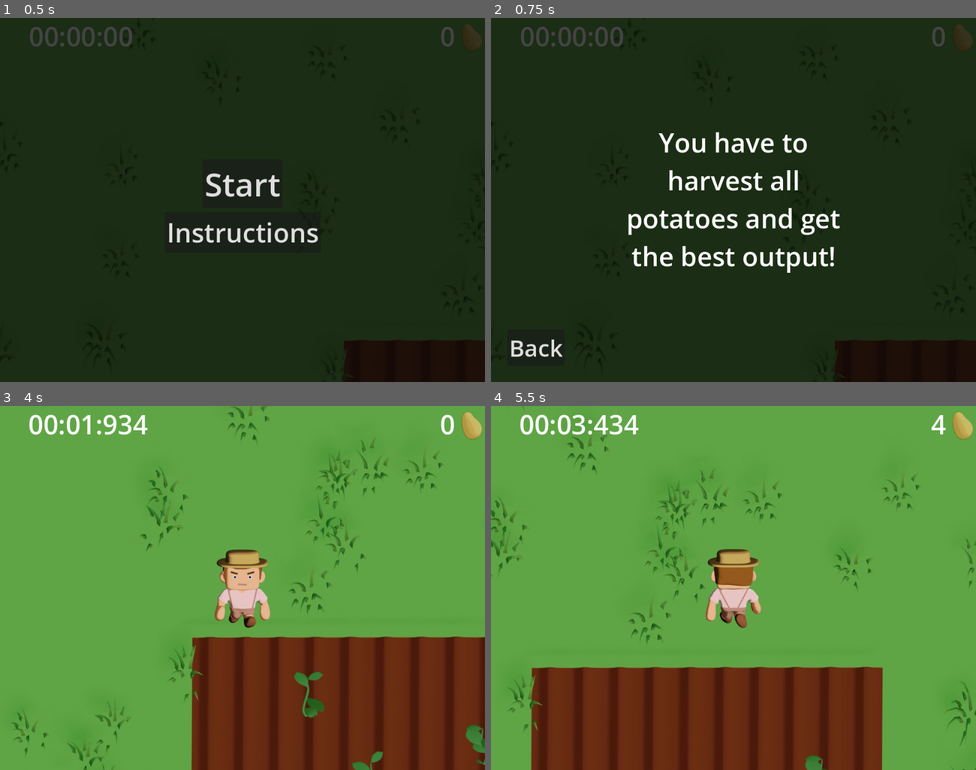
Above: before the commit, frames 1-4 (two rows, left to right).
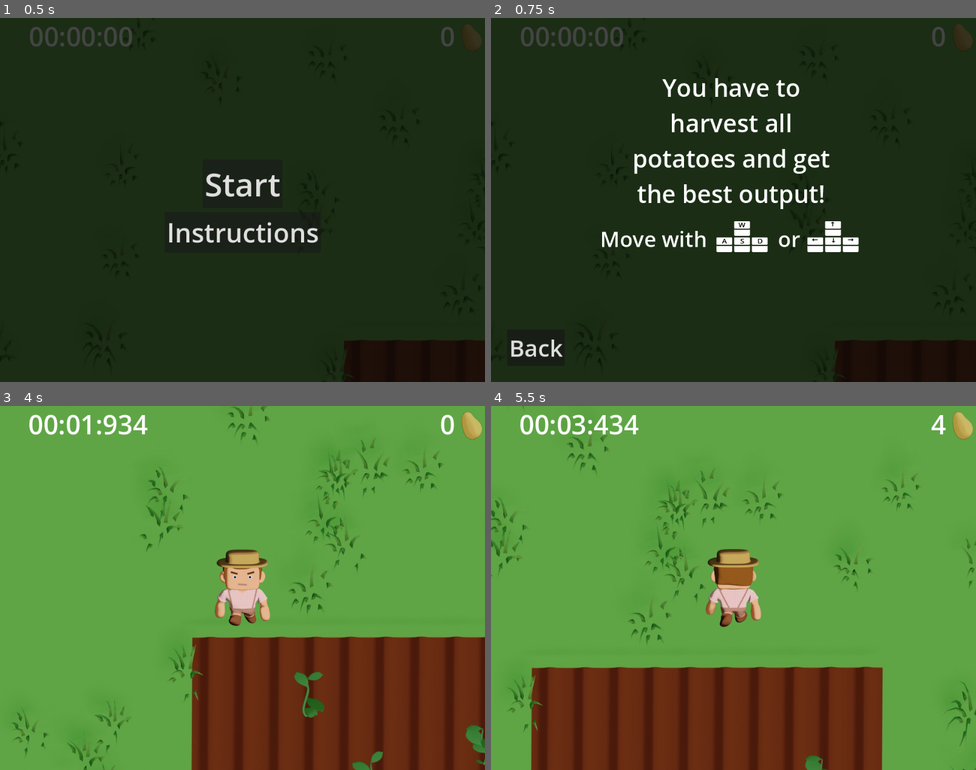
Above: after the commit, the same moments.

Repository: wolfel1/enhanced-potato-hunt
Game: Godot game, scene res://Main.tscn
Two runs of this game, one before a commit and one after it. Both use one fixed random seed, a clock stepped at 60 frames per second and the inputs below.
Inputs:
- Up to frame 1 (0.5 s): no input
- Up to frame 2 (0.75 s): click "Instructions" at 0.5 s
- Up to frame 3 (4 s): click "Back" at 1.25 s; click "Start" at 2 s; hold D (move_right) 2.78-3.53 s; hold S (move_down) from 3.53 s (still down)
- Up to frame 4 (5.5 s): release S (move_down) at 4.28 s; hold D (move_right) 4.28-5.03 s; hold W (move_up) from 5.03 s (still down)

Frame 1 is identical in both runs. In frame 2, 7.1% of the frame differs, in the area x 22-76%, y 16-70%; in frame 3, 0.3%; in frame 4, 0.4%.

Commit message:
improvements

Diff:
--- a/HUD.gd
+++ b/HUD.gd
@@ -1,4 +1,9 @@
 extends CanvasLayer
+
+signal continued
+
+func _ready():
+	$PauseBackground.hide()
 
 func update_potato_count(potato_count):
 	$PotatoLabel.text = str(potato_count)
@@ -9,3 +14,13 @@
 	seconds %= 60
 	var milliseconds = time % 1000
 	$TimeLabel.text = "%02d:%02d:%03d" % [minutes, seconds, milliseconds]
+
+
+
+func _on_pause():
+	$PauseBackground.show()
+
+
+func _on_continue_button_pressed():
+	continued.emit()
+	$PauseBackground.hide()
--- a/HUD.tscn
+++ b/HUD.tscn
@@ -30,3 +30,46 @@
 position = Vector2(168, 40)
 scale = Vector2(0.625, 0.625)
 texture = ExtResource("1_8ler4")
+
+[node name="PauseBackground" type="ColorRect" parent="."]
+anchors_preset = 15
+anchor_right = 1.0
+anchor_bottom = 1.0
+grow_horizontal = 2
+grow_vertical = 2
+color = Color(0.0196078, 0.0196078, 0.0196078, 0.74902)
+
+[node name="PauseLabel" type="Label" parent="PauseBackground"]
+layout_mode = 1
+anchors_preset = 8
+anchor_left = 0.5
+anchor_top = 0.5
+anchor_right = 0.5
+anchor_bottom = 0.5
+offset_left = -80.0
+offset_top = -56.0
+offset_right = 70.0
+offset_bottom = 19.0
+grow_horizontal = 2
+grow_vertical = 2
+theme_override_font_sizes/font_size = 52
+text = "Pause"
+
+[node name="ContinueButton" type="Button" parent="PauseBackground"]
+layout_mode = 1
+anchors_preset = -1
+anchor_left = 0.5
+anchor_top = 0.511
+anchor_right = 0.5
+anchor_bottom = 0.511
+offset_left = -61.0
+offset_top = 21.58
+offset_right = 134.0
+offset_bottom = 87.58
+grow_horizontal = 2
+grow_vertical = 2
+scale = Vector2(0.560001, 0.560001)
+theme_override_font_sizes/font_size = 42
+text = "Continue"
+
+[connection signal="pressed" from="PauseBackground/ContinueButton" to="." method="_on_continue_button_pressed"]
--- a/Main.gd
+++ b/Main.gd
@@ -1,4 +1,6 @@
 extends Node
+
+signal pause
 
 @export var plant_scene: PackedScene
 var potato_count : int
@@ -38,10 +40,16 @@
 	plant_count += 1
 
 
-func _process(delta):
+func _process(_delta):
 	if is_started:
 		var time = Time.get_ticks_msec() - start_time
 		$HUD.update_time(time)
+
+func _input(event):
+	if event.is_action_pressed("pause"):
+		is_started = false
+		$PlantSpawnTimer.stop()
+		pause.emit()
 
 
 func _on_plant_collected(count):
@@ -52,3 +60,8 @@
 func _on_plant_spawn_timer_timeout():
 	if plant_count < 10:
 		spawn_plant()
+
+
+func _on_continued():
+	is_started = true
+	$PlantSpawnTimer.start()
--- a/Main.tscn
+++ b/Main.tscn
@@ -39,6 +39,10 @@
 
 [node name="MainMenu" parent="." instance=ExtResource("6_kvu47")]
 
+[connection signal="pause" from="." to="Player" method="_on_pause"]
+[connection signal="pause" from="." to="HUD" method="_on_pause"]
 [connection signal="collected" from="Player" to="." method="_on_plant_collected"]
+[connection signal="continued" from="HUD" to="." method="_on_continued"]
+[connection signal="continued" from="HUD" to="Player" method="_on_hud_continued"]
 [connection signal="timeout" from="PlantSpawnTimer" to="." method="_on_plant_spawn_timer_timeout"]
 [connection signal="start_game" from="MainMenu" to="." method="new_game"]
--- a/MainMenu.gd
+++ b/MainMenu.gd
@@ -3,8 +3,7 @@
 signal start_game
 
 func _ready():
-	$InstructionText.hide()
-	$BackButton.hide()
+	$Instructions.hide()
 
 func _on_start_button_pressed():
 	start_game.emit()
@@ -13,13 +12,9 @@
 func _on_instructions_button_pressed():
 	$StartButton.hide()
 	$InstructionsButton.hide()
-	$InstructionText.show()
-	$BackButton.show()
-
-
+	$Instructions.show()
 
 func _on_back_button_pressed():
 	$StartButton.show()
 	$InstructionsButton.show()
-	$InstructionText.hide()
-	$BackButton.hide()
+	$Instructions.hide()
--- a/MainMenu.tscn
+++ b/MainMenu.tscn
@@ -1,6 +1,7 @@
-[gd_scene load_steps=2 format=3 uid="uid://rrau0lnn38bg"]
+[gd_scene load_steps=3 format=3 uid="uid://rrau0lnn38bg"]
 
 [ext_resource type="Script" path="res://MainMenu.gd" id="1_fbrxt"]
+[ext_resource type="Texture2D" uid="uid://f6wmrfj2dacq" path="res://assets/ui/keySmall.png" id="2_y6ypn"]
 
 [node name="MainMenu" type="CanvasLayer"]
 script = ExtResource("1_fbrxt")
@@ -13,20 +14,192 @@
 grow_vertical = 2
 color = Color(0.0196078, 0.0196078, 0.0196078, 0.74902)
 
-[node name="InstructionText" type="Label" parent="."]
+[node name="Instructions" type="CanvasGroup" parent="."]
 visible = false
-anchors_preset = 8
-anchor_left = 0.5
-anchor_top = 0.5
-anchor_right = 0.5
-anchor_bottom = 0.5
-offset_left = -219.5
-offset_top = -150.0
-offset_right = 219.5
-offset_bottom = 150.0
-grow_horizontal = 2
-grow_vertical = 2
-theme_override_font_sizes/font_size = 52
+
+[node name="BackButton" type="Button" parent="Instructions"]
+anchors_preset = 2
+anchor_top = 1.0
+anchor_bottom = 1.0
+offset_left = 32.0
+offset_top = 616.0
+offset_right = 146.0
+offset_bottom = 688.0
+grow_vertical = 0
+theme_override_font_sizes/font_size = 46
+text = "Back"
+
+[node name="WKey" type="Sprite2D" parent="Instructions"]
+position = Vector2(497, 414)
+scale = Vector2(0.51817, 0.439999)
+texture = ExtResource("2_y6ypn")
+
+[node name="W" type="Label" parent="Instructions/WKey"]
+offset_left = -13.5091
+offset_top = -29.5455
+offset_right = 12.4909
+offset_bottom = 12.4545
+theme_override_colors/font_color = Color(0, 0, 0, 1)
+theme_override_font_sizes/font_size = 28
+text = "W"
+horizontal_alignment = 1
+metadata/_edit_lock_ = true
+
+[node name="AKey" type="Sprite2D" parent="Instructions"]
+position = Vector2(461.909, 446)
+scale = Vector2(0.51817, 0.439999)
+texture = ExtResource("2_y6ypn")
+
+[node name="A" type="Label" parent="Instructions/AKey"]
+offset_left = -9.47275
+offset_top = -29.5455
+offset_right = 9.52725
+offset_bottom = 12.4545
+theme_override_colors/font_color = Color(0, 0, 0, 1)
+theme_override_font_sizes/font_size = 28
+text = "A"
+horizontal_alignment = 1
+metadata/_edit_lock_ = true
+
+[node name="SKey" type="Sprite2D" parent="Instructions"]
+position = Vector2(497, 446)
+scale = Vector2(0.51817, 0.439999)
+texture = ExtResource("2_y6ypn")
+
+[node name="S" type="Label" parent="Instructions/SKey"]
+offset_left = -9.47275
+offset_top = -29.5455
+offset_right = 9.52725
+offset_bottom = 12.4545
+theme_override_colors/font_color = Color(0, 0, 0, 1)
+theme_override_font_sizes/font_size = 28
+text = "S"
+horizontal_alignment = 1
+metadata/_edit_lock_ = true
+
+[node name="DKey" type="Sprite2D" parent="Instructions"]
+position = Vector2(532, 446)
+scale = Vector2(0.51817, 0.439999)
+texture = ExtResource("2_y6ypn")
+
+[node name="D" type="Label" parent="Instructions/DKey"]
+offset_left = -9.47275
+offset_top = -29.5455
+offset_right = 9.52725
+offset_bottom = 12.4545
+theme_override_colors/font_color = Color(0, 0, 0, 1)
+theme_override_font_sizes/font_size = 28
+text = "D"
+horizontal_alignment = 1
+metadata/_edit_lock_ = true
+
+[node name="UpArrowKey" type="Sprite2D" parent="Instructions"]
+position = Vector2(677, 414)
+scale = Vector2(0.51817, 0.439999)
+texture = ExtResource("2_y6ypn")
+
+[node name="Up" type="Label" parent="Instructions/UpArrowKey"]
+offset_left = -13.5091
+offset_top = -29.5455
+offset_right = 12.4909
+offset_bottom = 12.4545
+theme_override_colors/font_color = Color(0, 0, 0, 1)
+theme_override_font_sizes/font_size = 28
+text = "↑"
+horizontal_alignment = 1
+metadata/_edit_lock_ = true
+
+[node name="LeftArrowKey" type="Sprite2D" parent="Instructions"]
+position = Vector2(641.909, 446)
+scale = Vector2(0.51817, 0.439999)
+texture = ExtResource("2_y6ypn")
+
+[node name="Left" type="Label" parent="Instructions/LeftArrowKey"]
+offset_left = -13.3325
+offset_top = -34.0909
+offset_right = 10.6675
+offset_bottom = 7.90906
+theme_override_colors/font_color = Color(0, 0, 0, 1)
+theme_override_font_sizes/font_size = 28
+text = "←"
+horizontal_alignment = 1
+metadata/_edit_lock_ = true
+
+[node name="DownArrowKey" type="Sprite2D" parent="Instructions"]
+position = Vector2(677, 446)
+scale = Vector2(0.51817, 0.439999)
+texture = ExtResource("2_y6ypn")
+
+[node name="Down" type="Label" parent="Instructions/DownArrowKey"]
+offset_left = -9.64951
+offset_top = -29.5455
+offset_right = 9.35049
+offset_bottom = 12.4545
+theme_override_colors/font_color = Color(0, 0, 0, 1)
+theme_override_font_sizes/font_size = 28
+text = "↓"
+horizontal_alignment = 1
+metadata/_edit_lock_ = true
+
+[node name="RightArrowKey" type="Sprite2D" parent="Instructions"]
+position = Vector2(712, 446)
+scale = Vector2(0.51817, 0.439999)
+texture = ExtResource("2_y6ypn")
+
+[node name="Right" type="Label" parent="Instructions/RightArrowKey"]
+offset_left = -11.5793
+offset_top = -34.0909
+offset_right = 12.4207
+offset_bottom = 7.90906
+theme_override_colors/font_color = Color(0, 0, 0, 1)
+theme_override_font_sizes/font_size = 28
+text = "→"
+horizontal_alignment = 1
+metadata/_edit_lock_ = true
+
+[node name="MoveInstructions" type="Label" parent="Instructions"]
+anchors_preset = 8
+anchor_left = 0.5
+anchor_top = 0.5
+anchor_right = 0.5
+anchor_bottom = 0.5
+offset_left = 216.0
+offset_top = 408.0
+offset_right = 428.0
+offset_bottom = 469.0
+grow_horizontal = 2
+grow_vertical = 2
+theme_override_font_sizes/font_size = 42
+text = "Move with"
+
+[node name="MoveInstructions2" type="Label" parent="Instructions"]
+anchors_preset = 8
+anchor_left = 0.5
+anchor_top = 0.5
+anchor_right = 0.5
+anchor_bottom = 0.5
+offset_left = 568.0
+offset_top = 408.0
+offset_right = 612.0
+offset_bottom = 469.0
+grow_horizontal = 2
+grow_vertical = 2
+theme_override_font_sizes/font_size = 42
+text = "or"
+
+[node name="InstructionText" type="Label" parent="Instructions"]
+anchors_preset = 8
+anchor_left = 0.5
+anchor_top = 0.5
+anchor_right = 0.5
+anchor_bottom = 0.5
+offset_left = 256.0
+offset_top = 104.0
+offset_right = 695.0
+offset_bottom = 404.0
+grow_horizontal = 2
+grow_vertical = 2
+theme_override_font_sizes/font_size = 48
 text = "You have to harvest all potatoes and get the best output!"
 horizontal_alignment = 1
 autowrap_mode = 2
@@ -65,18 +238,6 @@
 theme_override_font_sizes/font_size = 52
 text = "Instructions"
 
-[node name="BackButton" type="Button" parent="."]
-anchors_preset = 2
-anchor_top = 1.0
-anchor_bottom = 1.0
-offset_left = 32.0
-offset_top = -104.0
-offset_right = 146.0
-offset_bottom = -32.0
-grow_vertical = 0
-theme_override_font_sizes/font_size = 46
-text = "Back"
-
+[connection signal="pressed" from="Instructions/BackButton" to="." method="_on_back_button_pressed"]
 [connection signal="pressed" from="StartButton" to="." method="_on_start_button_pressed"]
 [connection signal="pressed" from="InstructionsButton" to="." method="_on_instructions_button_pressed"]
-[connection signal="pressed" from="BackButton" to="." method="_on_back_button_pressed"]
--- a/Player.gd
+++ b/Player.gd
@@ -1,6 +1,6 @@
 extends Area2D
 
-signal collected
+signal collected(count)
 
 @export var speed = 400
 var screen_size
@@ -49,8 +49,11 @@
 	if velocity.length() > 0:
 		velocity = velocity.normalized() * speed
 		$AnimatedSprite2D.play()
+		if !$AnimatedSprite2D/Footsteps.is_playing():
+			$AnimatedSprite2D/Footsteps.play()
 	else:
 		$AnimatedSprite2D.stop()
+		$AnimatedSprite2D/Footsteps.stop()
 
 	position += velocity * delta
 	position.x = clamp(position.x, size.x/2, level_size.x - size.x/2)
@@ -71,3 +74,17 @@
 func _on_body_entered(body):
 	var potato_count = body.harvest()
 	collected.emit(potato_count)
+
+
+func _on_pause():
+	is_started = false
+
+
+func _on_hud_continued():
+	is_started = true
+
+
+
+
+func _on_animated_sprite_2d_animation_changed():
+	pass
--- a/Player.tscn
+++ b/Player.tscn
@@ -1,7 +1,8 @@
-[gd_scene load_steps=17 format=3 uid="uid://bt3fimgkx3c2k"]
+[gd_scene load_steps=18 format=3 uid="uid://bt3fimgkx3c2k"]
 
 [ext_resource type="Texture2D" uid="uid://irk3wo2mno24" path="res://assets/player/spritesheet.png" id="1_djcq7"]
 [ext_resource type="Script" path="res://Player.gd" id="1_kdoo8"]
+[ext_resource type="AudioStream" uid="uid://cc8l7kfggfgwj" path="res://assets/audio/footsteps_grass_1-6810.mp3" id="3_lm44o"]
 
 [sub_resource type="AtlasTexture" id="AtlasTexture_nk3p6"]
 atlas = ExtResource("1_djcq7")
@@ -59,7 +60,7 @@
 }],
 "loop": true,
 "name": &"idle_back",
-"speed": 5.0
+"speed": 1.0
 }, {
 "frames": [{
 "duration": 1.0,
@@ -67,7 +68,7 @@
 }],
 "loop": true,
 "name": &"idle_front",
-"speed": 5.0
+"speed": 1.0
 }, {
 "frames": [{
 "duration": 1.0,
@@ -75,7 +76,7 @@
 }],
 "loop": true,
 "name": &"idle_left",
-"speed": 5.0
+"speed": 1.0
 }, {
 "frames": [{
 "duration": 1.0,
@@ -83,7 +84,7 @@
 }],
 "loop": true,
 "name": &"idle_right",
-"speed": 5.0
+"speed": 1.0
 }, {
 "frames": [{
 "duration": 1.0,
@@ -94,7 +95,7 @@
 }],
 "loop": true,
 "name": &"walk_back",
-"speed": 5.0
+"speed": 3.0
 }, {
 "frames": [{
 "duration": 1.0,
@@ -105,7 +106,7 @@
 }],
 "loop": true,
 "name": &"walk_front",
-"speed": 5.0
+"speed": 3.0
 }, {
 "frames": [{
 "duration": 1.0,
@@ -116,7 +117,7 @@
 }],
 "loop": true,
 "name": &"walk_left",
-"speed": 5.0
+"speed": 3.0
 }, {
 "frames": [{
 "duration": 1.0,
@@ -141,7 +142,10 @@
 [node name="AnimatedSprite2D" type="AnimatedSprite2D" parent="."]
 scale = Vector2(0.5, 0.5)
 sprite_frames = SubResource("SpriteFrames_y81ut")
-animation = &"walk_front"
+animation = &"walk_right"
+
+[node name="Footsteps" type="AudioStreamPlayer2D" parent="AnimatedSprite2D"]
+stream = ExtResource("3_lm44o")
 
 [node name="CollisionShape2D" type="CollisionShape2D" parent="."]
 shape = SubResource("CapsuleShape2D_6848s")
@@ -149,3 +153,4 @@
 [node name="Camera2D" type="Camera2D" parent="."]
 
 [connection signal="body_entered" from="." to="." method="_on_body_entered"]
+[connection signal="animation_changed" from="AnimatedSprite2D" to="." method="_on_animated_sprite_2d_animation_changed"]
--- a/project.godot
+++ b/project.godot
@@ -27,25 +27,29 @@
 move_up={
 "deadzone": 0.5,
 "events": [Object(InputEventKey,"resource_local_to_scene":false,"resource_name":"","device":-1,"window_id":0,"alt_pressed":false,"shift_pressed":false,"ctrl_pressed":false,"meta_pressed":false,"pressed":false,"keycode":0,"physical_keycode":87,"key_label":0,"unicode":119,"echo":false,"script":null)
+, Object(InputEventKey,"resource_local_to_scene":false,"resource_name":"","device":-1,"window_id":0,"alt_pressed":false,"shift_pressed":false,"ctrl_pressed":false,"meta_pressed":false,"pressed":false,"keycode":0,"physical_keycode":4194320,"key_label":0,"unicode":0,"echo":false,"script":null)
 ]
 }
 move_down={
 "deadzone": 0.5,
 "events": [Object(InputEventKey,"resource_local_to_scene":false,"resource_name":"","device":-1,"window_id":0,"alt_pressed":false,"shift_pressed":false,"ctrl_pressed":false,"meta_pressed":false,"pressed":false,"keycode":0,"physical_keycode":83,"key_label":0,"unicode":115,"echo":false,"script":null)
+, Object(InputEventKey,"resource_local_to_scene":false,"resource_name":"","device":-1,"window_id":0,"alt_pressed":false,"shift_pressed":false,"ctrl_pressed":false,"meta_pressed":false,"pressed":false,"keycode":0,"physical_keycode":4194322,"key_label":0,"unicode":0,"echo":false,"script":null)
 ]
 }
 move_right={
 "deadzone": 0.5,
 "events": [Object(InputEventKey,"resource_local_to_scene":false,"resource_name":"","device":-1,"window_id":0,"alt_pressed":false,"shift_pressed":false,"ctrl_pressed":false,"meta_pressed":false,"pressed":false,"keycode":0,"physical_keycode":68,"key_label":0,"unicode":100,"echo":false,"script":null)
+, Object(InputEventKey,"resource_local_to_scene":false,"resource_name":"","device":-1,"window_id":0,"alt_pressed":false,"shift_pressed":false,"ctrl_pressed":false,"meta_pressed":false,"pressed":false,"keycode":0,"physical_keycode":4194321,"key_label":0,"unicode":0,"echo":false,"script":null)
 ]
 }
 move_left={
 "deadzone": 0.5,
-"events": [Object(InputEventKey,"resource_local_to_scene":fa …(140 unchanged characters)… d":false,"keycode":0,"physical_keycode":65,"key_label":0,"unicode":97,"echo":false,"script":null)
+"events": [Object(InputEventKey,"resource_local_to_scene":fa …(140 unchanged characters)… d":false,"keycode":0,"physical_keycode":4194319,"key_label":0,"unicode":0,"echo":false,"script":null)
+, Object(InputEventKey,"resource_local_to_scene":false,"resource_name":"","device":-1,"window_id":0,"alt_pressed":false,"shift_pressed":false,"ctrl_pressed":false,"meta_pressed":false,"pressed":false,"keycode":0,"physical_keycode":65,"key_label":0,"unicode":97,"echo":false,"script":null)
 ]
 }
-pickup={
+pause={
 "deadzone": 0.5,
-"events": [Object(InputEventKey,"resource_local_to_scene":fa …(140 unchanged characters)… d":false,"keycode":0,"physical_keycode":69,"key_label":0,"unicode":101,"echo":false,"script":null)
+"events": [Object(InputEventKey,"resource_local_to_scene":fa …(140 unchanged characters)… d":false,"keycode":0,"physical_keycode":4194305,"key_label":0,"unicode":0,"echo":false,"script":null)
 ]
 }
Not shown, added: assets/audio/footstep_grass_003.ogg.import
Not shown, added: assets/audio/footstep_grass_004.ogg.import
Not shown, added: assets/audio/footsteps_grass_1-6810.mp3.import
Not shown, removed: assets/font/Roman.fnt
Not shown, removed: assets/font/Roman.fnt.import
Binary file removed: assets/font/Roman_0.tga
Binary file added: assets/ui/keySmall.png
Not shown, changed: assets/ui/keySmall.png.import
Not shown, added: footsteps_grass_1-6810.mp3.import
Not shown, added: assets/audio/footstep_grass_003.ogg
Not shown, added: assets/audio/footstep_grass_004.ogg
Not shown, added: assets/audio/footsteps_grass_1-6810.mp3
(and 1 more such lines)
